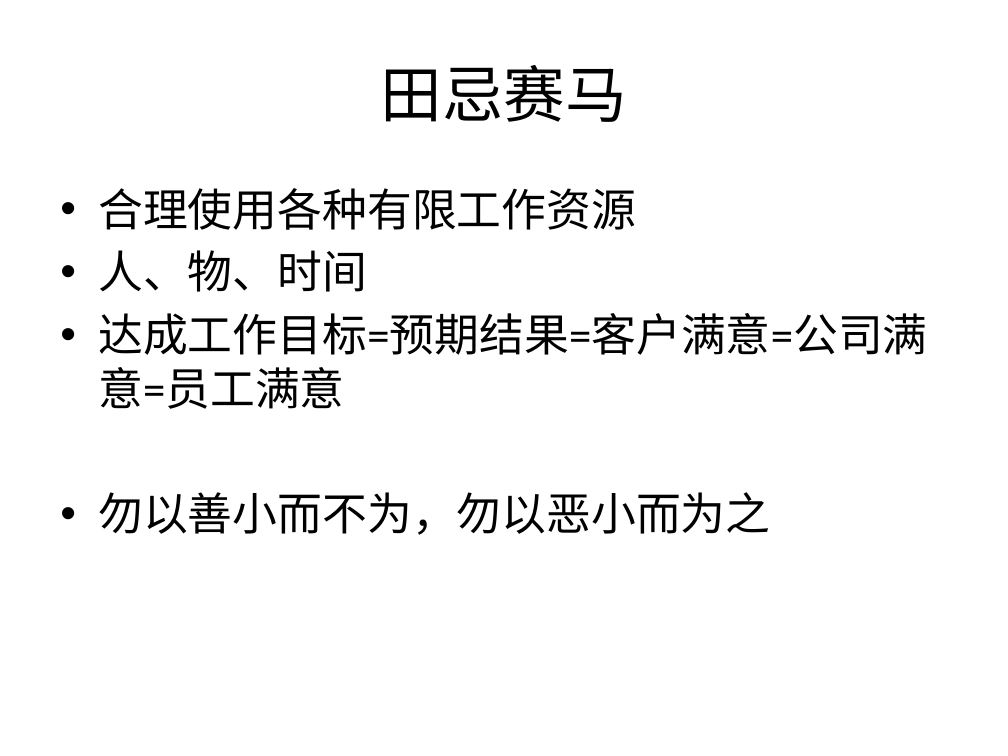
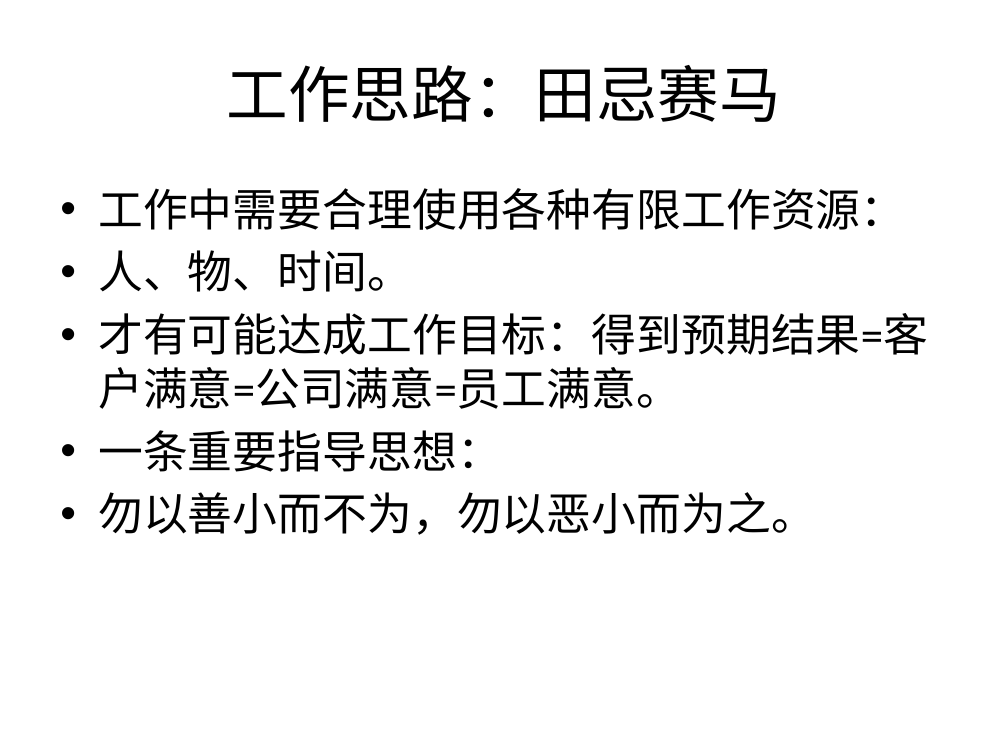
Before and after one commit to FinchYang/pyinrealworld, a slide deck: slide 11 of doc/Blah blah blah.pptx. Drawn at 1008x756 pixels with LibreOffice and Linux fonts; fonts in the diff are those of the drawing. Boxes give left, top, right and bottom in pixels: in the first picture for what was removed or moved away, otherwise in the second. Text is boxed around its words. In the diff, an @@ line names an element or a change of style, - is before the commit and + after.

```diff
--- a/doc/Blah blah blah.pptx
+++ b/doc/Blah blah blah.pptx
@@ title at (227,65,782,122): text changed @@
-田忌赛马
+工作思路：田忌赛马
@@ text at (98,188,928,535): text changed @@
-• 合理使用各种有限工作资源
-• 人、物、时间
-• 达成工作目标=预期结果=客户满意=公司满意=员工满意
-• 勿以善小而不为，勿以恶小而为之
+• 工作中需要合理使用各种有限工作资源：
+• 人、物、时间。
+• 才有可能达成工作目标：得到预期结果=客户满意=公司满意=员工满意。
+• 一条重要指导思想：
+• 勿以善小而不为，勿以恶小而为之。
```
Also in this commit, not shown: 19 other slides changed, 2 slides removed, 8 other files.
